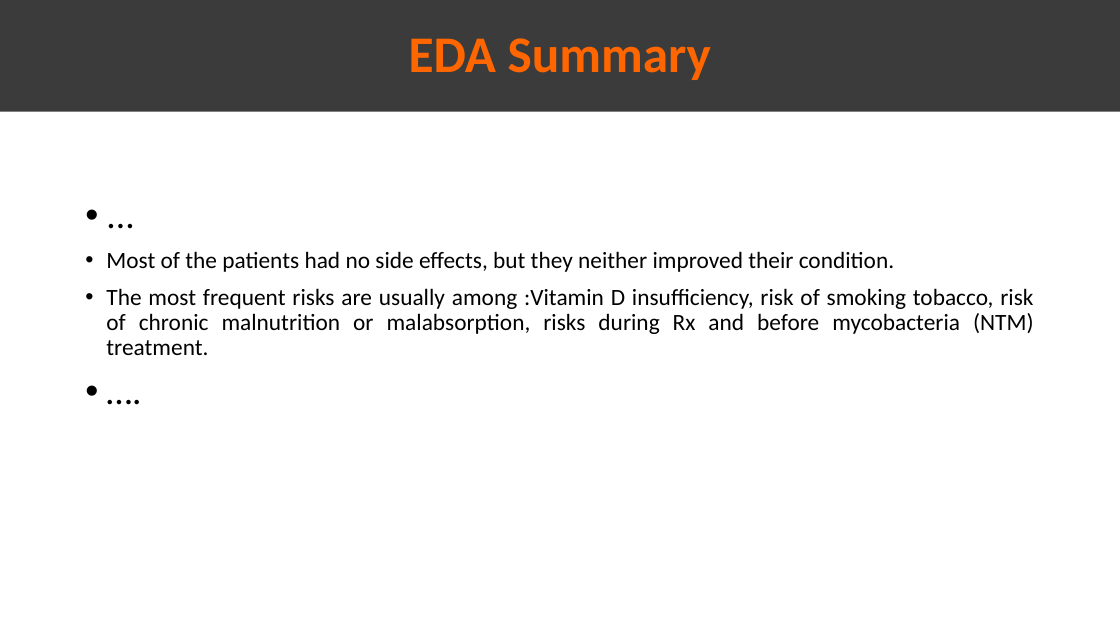
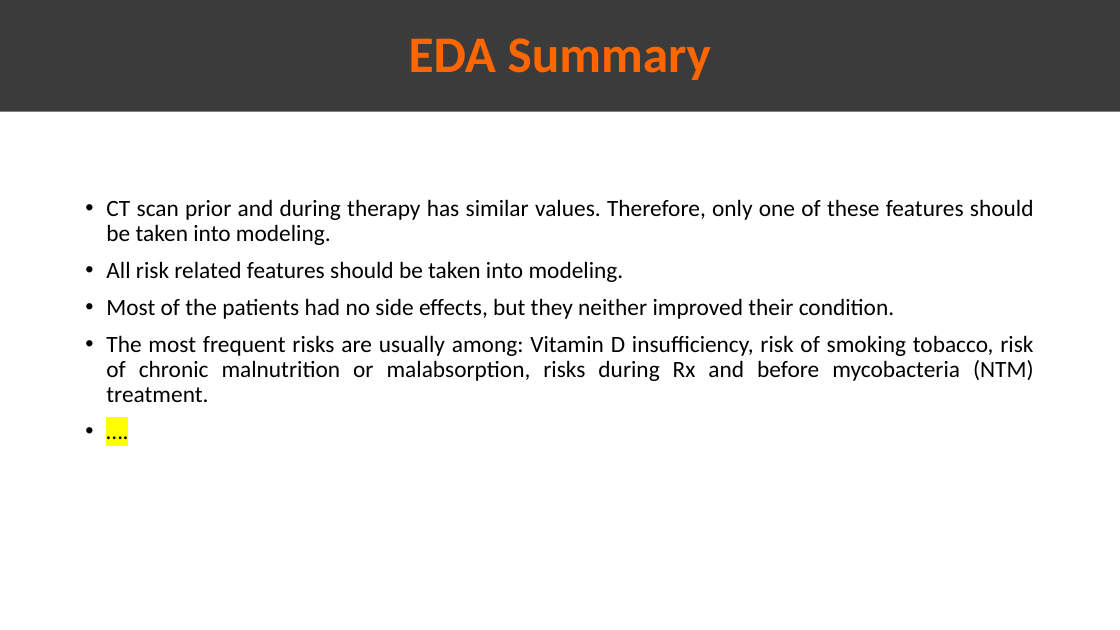
Before and after one commit to Omar-Safwat/HealthCare_project, a slide deck: slide 19 of Week_10-11/Presentation_EDA.pptx (slide 14 before the commit). Drawn at 1120x630 pixels with LibreOffice and Linux fonts; fonts in the diff are those of the drawing. Boxes give left, top, right and bottom in pixels: in the first picture for what was removed or moved away, otherwise in the second. Text is boxed around its words. In the diff, an @@ line names an element or a change of style, - is before the commit and + after.

```diff
--- a/Week_10-11/Presentation_EDA.pptx
+++ b/Week_10-11/Presentation_EDA.pptx
@@ text "CT scan prior and during ..." at <box>106,199,1034,402</box>: size 32 to 20 pt, highlight none to #FFFF00 in "…." @@
@@ text at <box>106,199,1034,282</box>: text changed; size 32 to 20 pt @@
-• ...
+• CT scan prior and during therapy has similar values. Therefore, only one of these features should be taken into modeling.
+• All risk related features should be taken into modeling.
@@ text at <box>106,335,1034,402</box>: spaces changed @@
-• The most frequent risks are usually among :Vitamin D insufficiency, risk of smoking tobacco, risk of chronic malnutrition or malabsorption, risks during Rx and before mycobacteria (NTM) treatment.
+• The most frequent risks are usually among: Vitamin D insufficiency, risk of smoking tobacco, risk of chronic malnutrition or malabsorption, risks during Rx and before mycobacteria (NTM) treatment.
```
Also in this commit, not shown: 9 other slides changed, 5 slides added, 1 slide removed, 2 other files.
